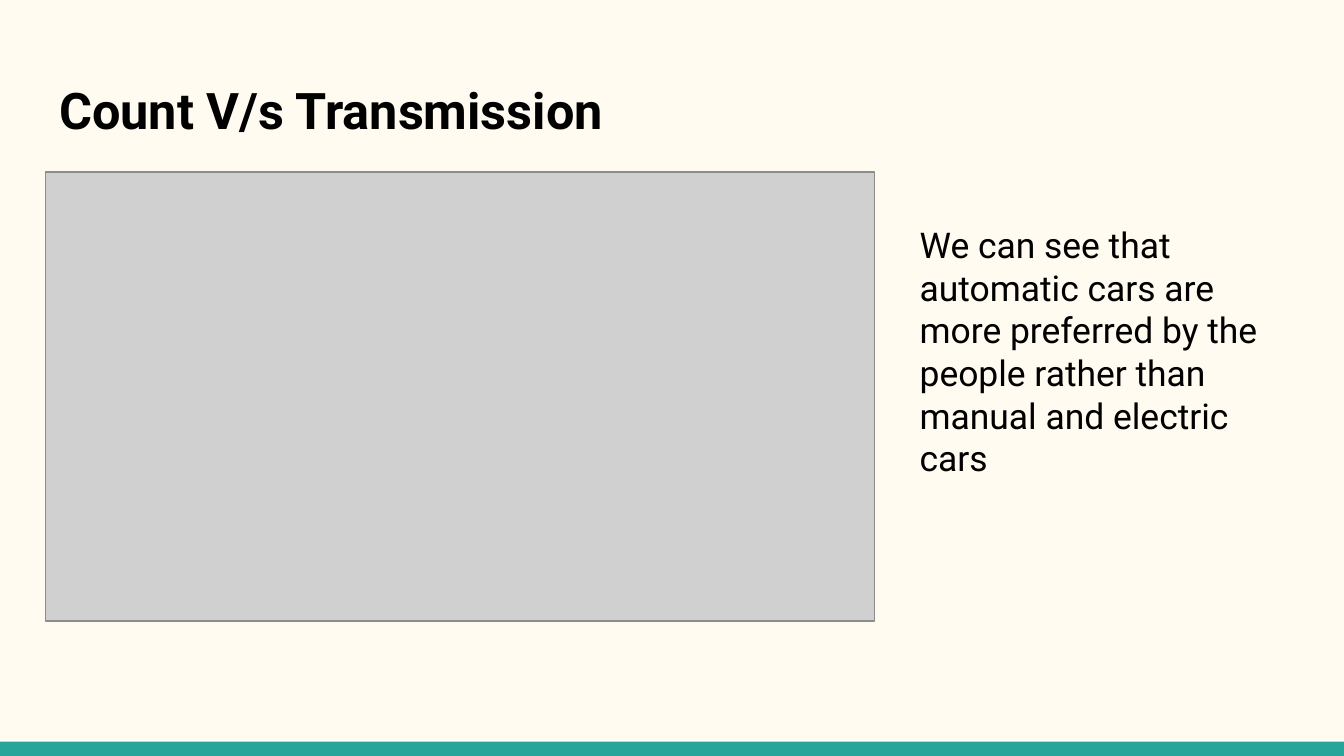
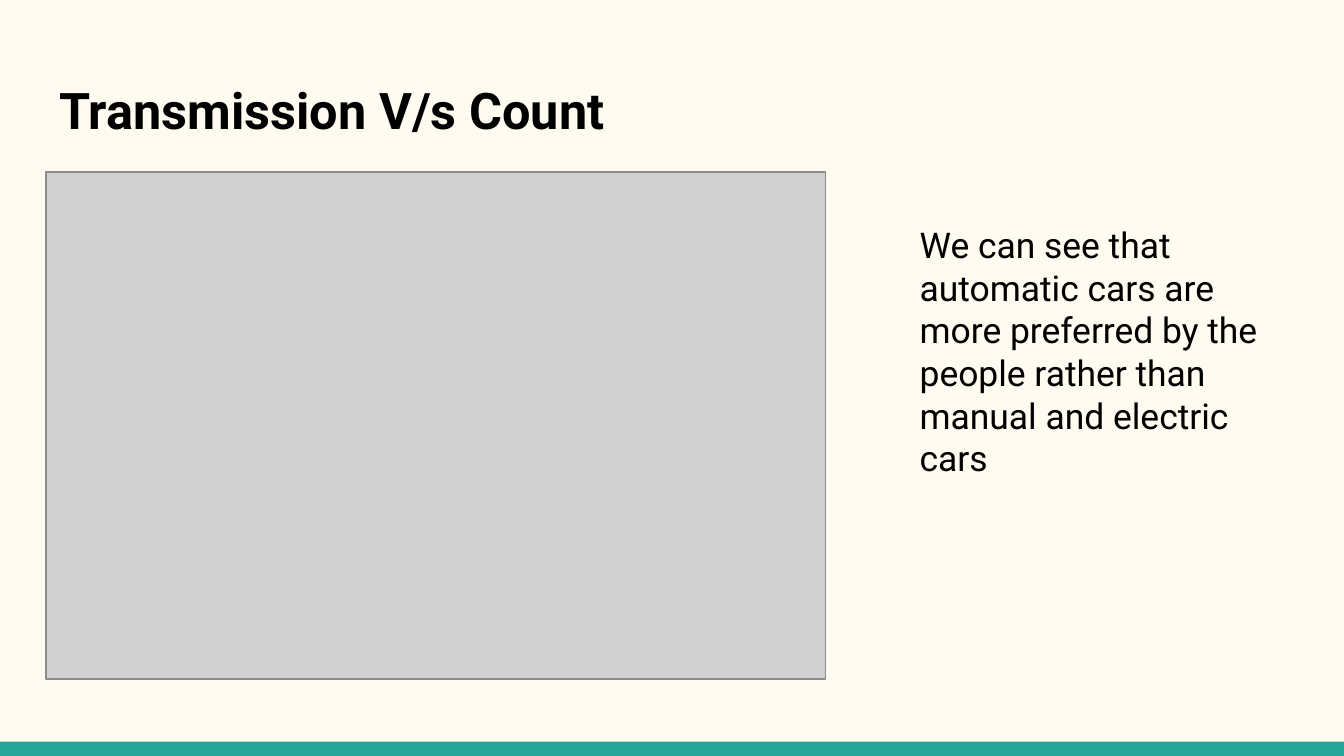
Before and after one commit to harshalad0302/255_project, a slide deck: slide 8 of 255Project- Used Cars.pptx. Drawn at 1344x756 pixels with LibreOffice and Linux fonts; fonts in the diff are those of the drawing; grey boxes stand for pictures. Boxes give left, top, right and bottom in pixels: in the first picture for what was removed or moved away, otherwise in the second. Text is boxed around its words. In the diff, an @@ line names an element or a change of style, - is before the commit and + after.

```diff
--- a/255Project- Used Cars.pptx
+++ b/255Project- Used Cars.pptx
@@ title at [59,91,604,132]: text changed @@
-Count V/s Transmission
+Transmission V/s Count
@@ picture: place and size @@
-picture at [46,172,875,621]
+picture at [46,172,825,679]
```
Also in this commit, not shown: 17 other slides changed, 3 slides added, 1 slide removed.
